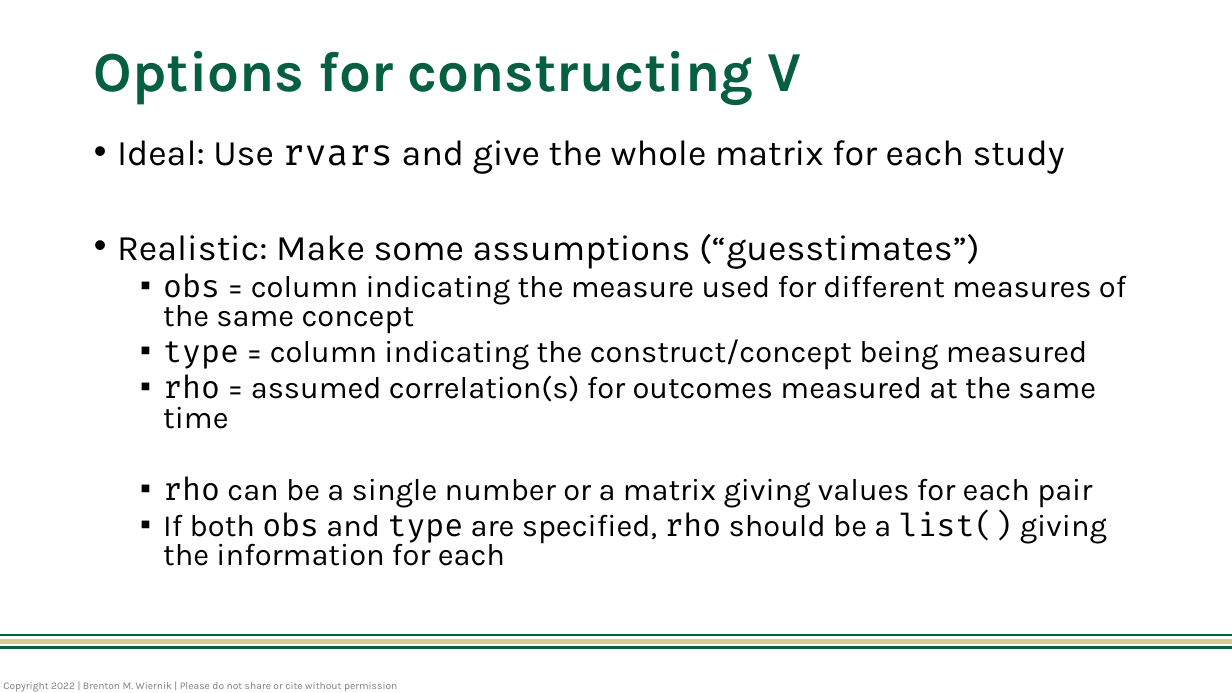
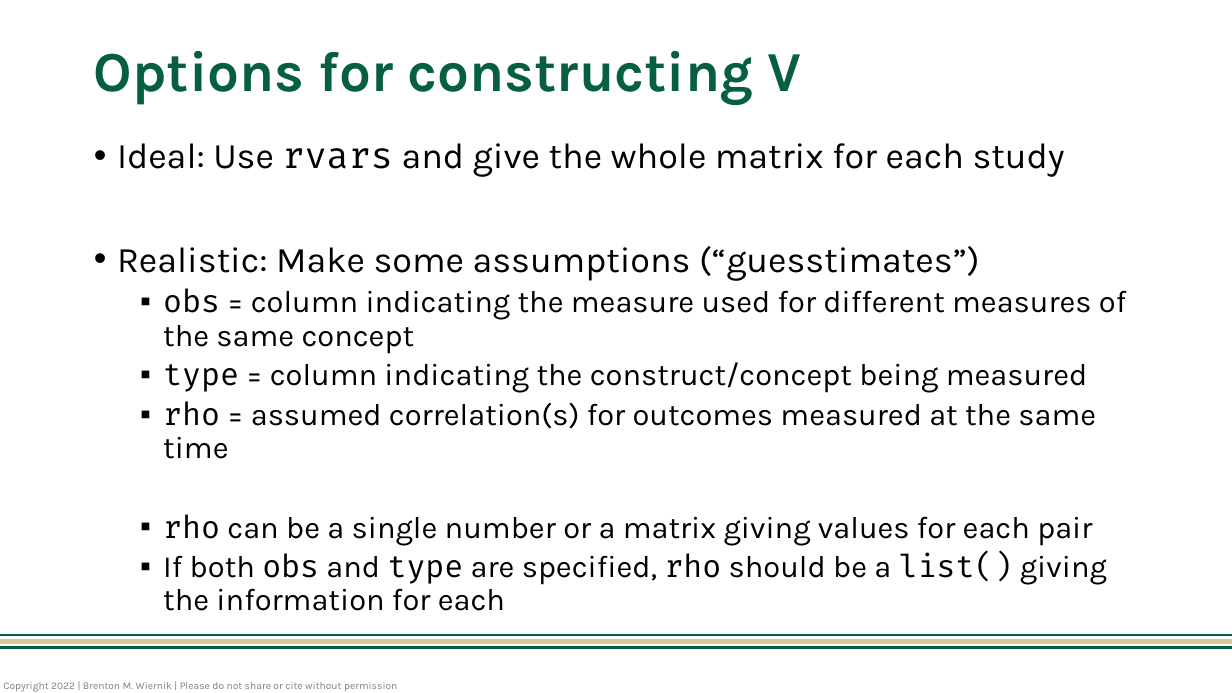
Before and after one commit to bwiernik/meta-workshop, a slide deck: slide 31 of slides/07_dependency.pptx. Drawn at 1232x693 pixels with LibreOffice and Linux fonts; fonts in the diff are those of the drawing. Boxes give left, top, right and bottom in pixels: in the first picture for what was removed or moved away, otherwise in the second. Text is boxed around its words. In the diff, an @@ line names an element or a change of style, - is before the commit and + after.

```diff
--- a/slides/07_dependency.pptx
+++ b/slides/07_dependency.pptx
@@ text "Ideal: Use rvars and give ..." at (117,143,1126,611): line spacing 0.8 to 0.9 @@
```
Also in this commit, not shown: 4 other slides changed, 8 other files.
